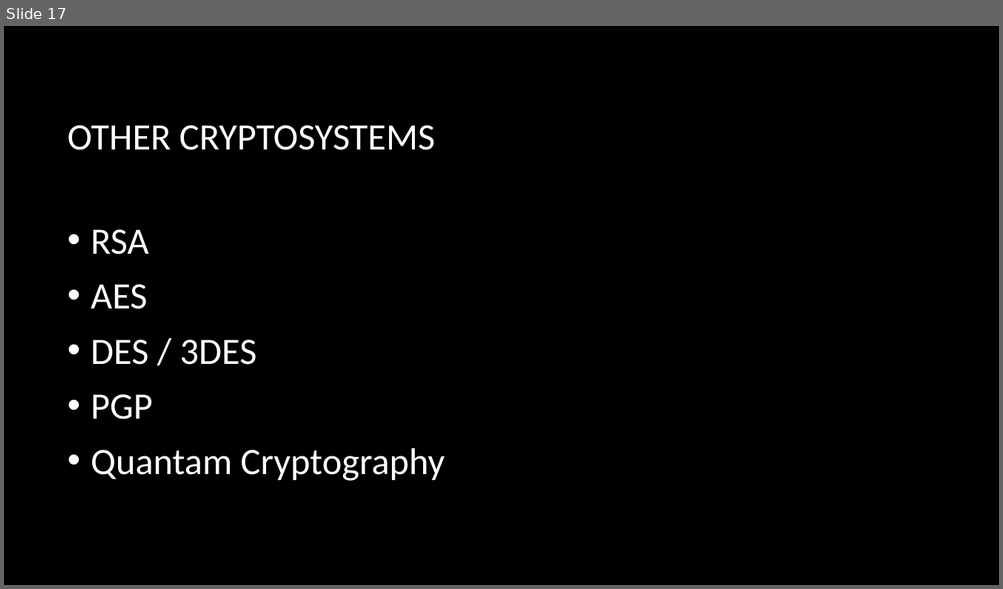
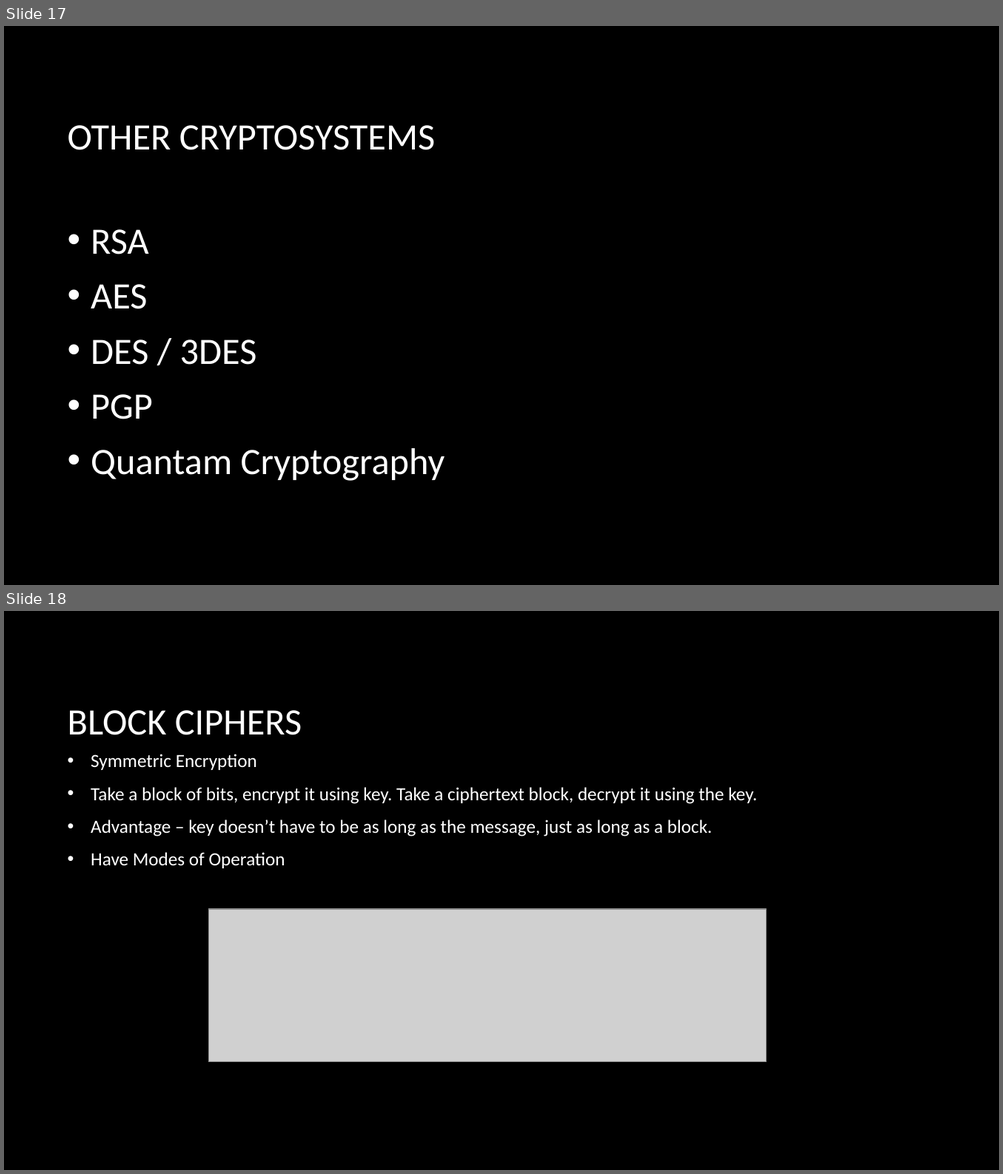
Before and after one commit to sidsenkumar11/sidsenkumar11.github.io, a slide deck: presentations/9-29-16_GreyHat_OneTimePad.pptx. Shown one above the other, each under a label of ours: slide 17 before the commit, slides 17 and 18 after it. The pictures are 1003x589 and 1003x1174 pixels, drawn with LibreOffice and Linux fonts; fonts in the diff are those of the drawing; grey boxes stand for pictures; background and template pictures are left out. Boxes give left, top, right and bottom in pixels: in the first picture for what was removed or moved away, otherwise in the second. Text is boxed around its words. In the diff, an @@ line names an element or a change of style, - is before the commit and + after.

```diff
--- a/presentations/9-29-16_GreyHat_OneTimePad.pptx
+++ b/presentations/9-29-16_GreyHat_OneTimePad.pptx
@@ slide 18 added at bbox=[4, 611, 999, 1170], background picture (left out) @@
@@ title added at bbox=[68, 710, 301, 735], 36 pt, text #FFFFFF @@
+BLOCK CIPHERS
@@ text added at bbox=[91, 754, 757, 869], 18 pt, text #FFFFFF @@
+• Symmetric Encryption
+• Take a block of bits, encrypt it using key. Take a ciphertext block, decrypt it using the key.
+• Advantage – key doesn’t have to be as long as the message, just as long as a block.
+• Have Modes of Operation
@@ picture added at bbox=[208, 909, 766, 1062] @@
```
Also in this commit, not shown: 4 other slides added, 9 other files.
